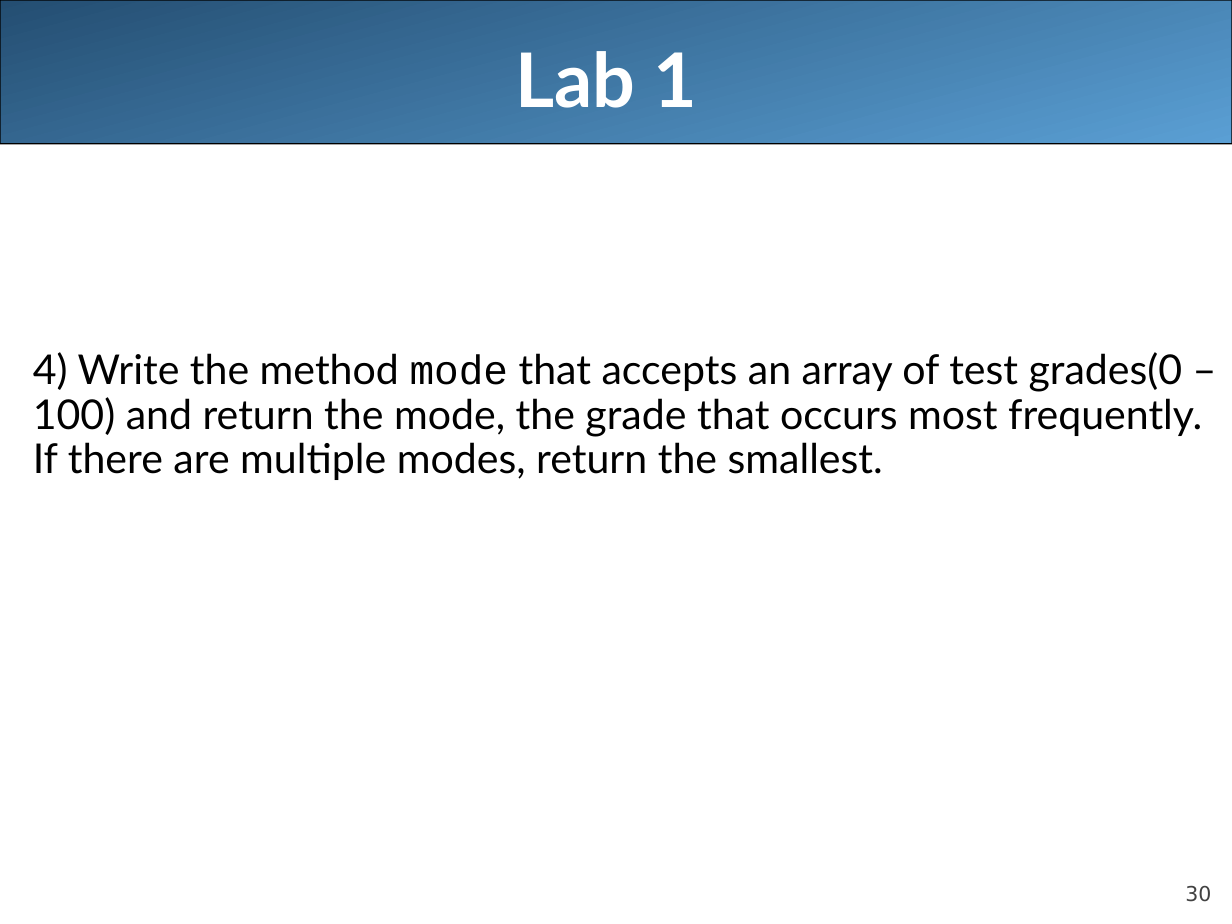
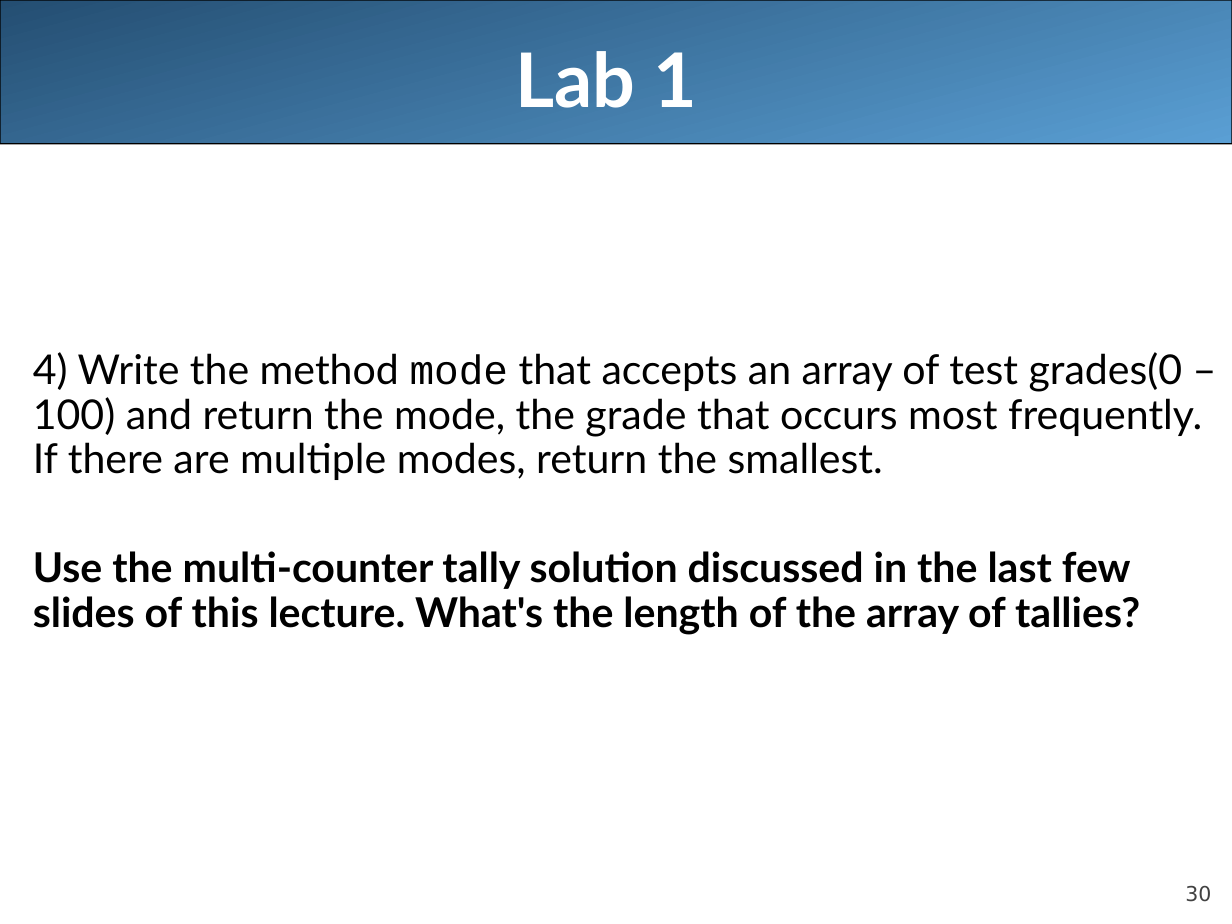
Before and after one commit to LongBaoNguyen/longbaonguyen.github.io, a slide deck: slide 30 of courses/apcsa/lecture17.ppt. Drawn at 1232x924 pixels with LibreOffice and Linux fonts; fonts in the diff are those of the drawing. Boxes give left, top, right and bottom in pixels: in the first picture for what was removed or moved away, otherwise in the second. Text is boxed around its words. In the diff, an @@ line names an element or a change of style, - is before the commit and + after.

```diff
--- a/courses/apcsa/lecture17.ppt
+++ b/courses/apcsa/lecture17.ppt
@@ text at <box>33,551,1140,635</box>: paragraph added @@
+Use the multi-counter tally solution discussed in the last few slides of this lecture. What's the length of the array of tallies?
```
Also in this commit, not shown: 6 other slides changed, 6 other files.
